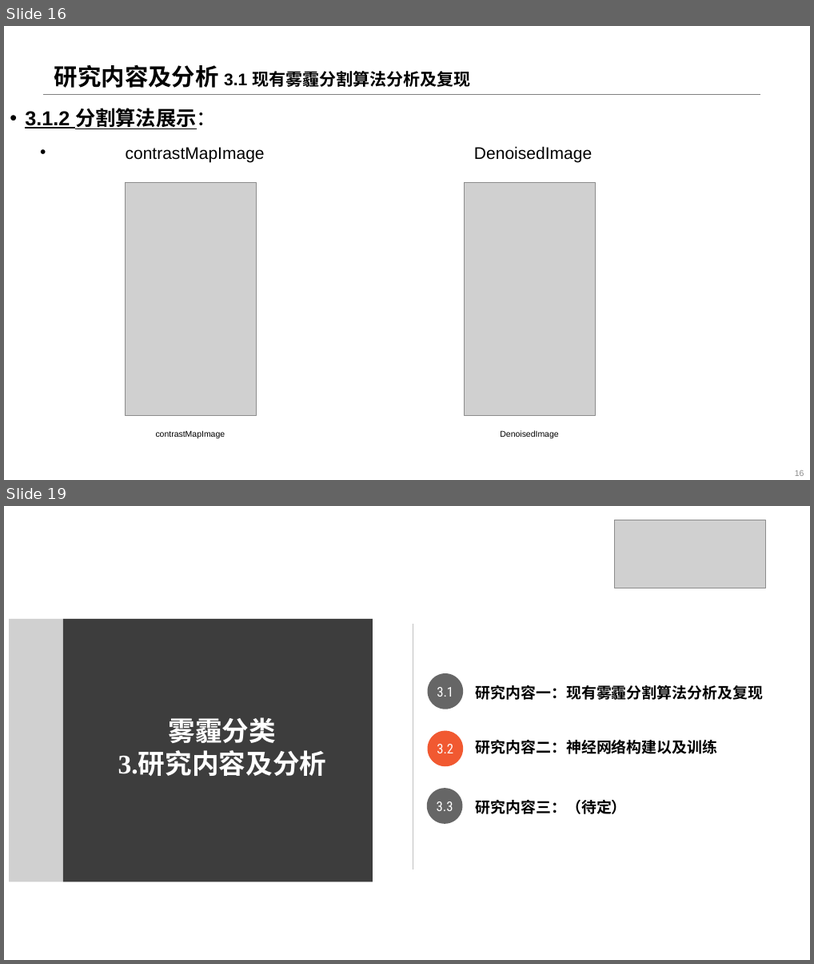
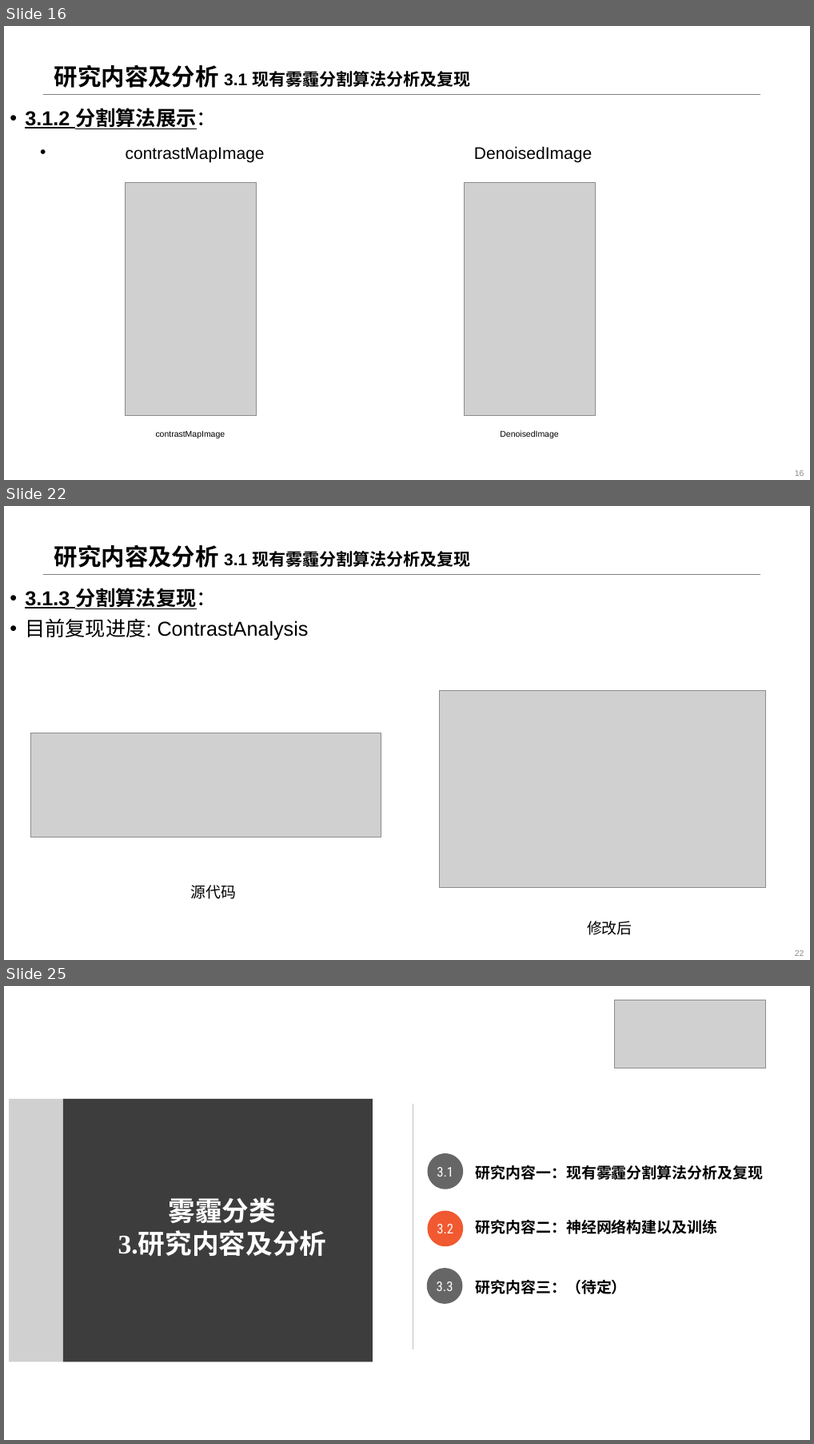
Before and after one commit to JYBlank-L/Unsupervised-Contrastive-Masking-for-Visual-Haze-Classification, a slide deck: 2021-09-04-雾霾检测算法_v1.pptx. Shown one above the other, each under a label of ours: slides 16 and 19 before the commit, slides 16, 22 and 25 after it; the slides between them are not shown. The pictures are 814x964 and 814x1444 pixels, drawn with LibreOffice and Linux fonts; fonts in the diff are those of the drawing; grey boxes stand for pictures; background and template pictures are left out. Boxes give left, top, right and bottom in pixels: in the first picture for what was removed or moved away, otherwise in the second. Text is boxed around its words. In the diff, an @@ line names an element or a change of style, - is before the commit and + after.

```diff
--- a/2021-09-04-雾霾检测算法_v1.pptx
+++ b/2021-09-04-雾霾检测算法_v1.pptx
@@ slide 22 added at [4, 506, 810, 960], background #FFFFFF; not listed: 1 template element that a slide beside it also shows @@
@@ title added at [54, 544, 470, 568], 20 pt, text #000000, bold @@
+研究内容及分析 3.1 现有雾霾分割算法分析及复现
@@ text added at [25, 588, 309, 640], 24 pt, text #000000 @@
+• 3.1.3 分割算法复现：
+• 目前复现进度: ContrastAnalysis
@@ picture added at [439, 691, 766, 887] @@
@@ picture added at [30, 733, 382, 836] @@
@@ text added at [190, 884, 236, 899], 18 pt, text #000000 @@
+源代码
@@ text added at [587, 920, 633, 935], 18 pt, text #000000 @@
+修改后
@@ page number added at [795, 950, 805, 956], 10 pt, text #8C8C8C @@
+22
@@ what was slide 19 is now slide 25 @@
```
Also in this commit, not shown: 5 slides changed, 7 other slides added.
